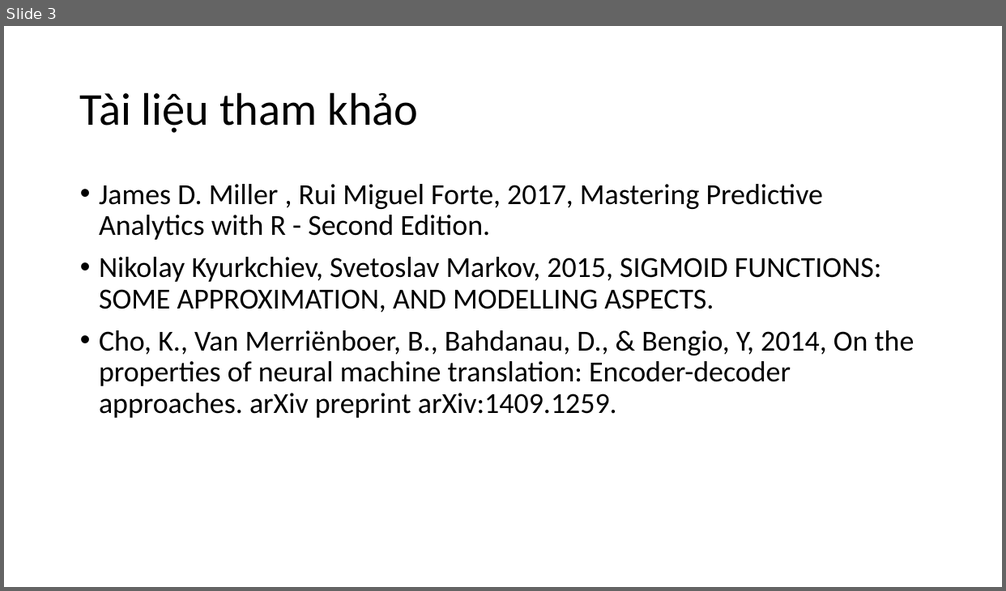
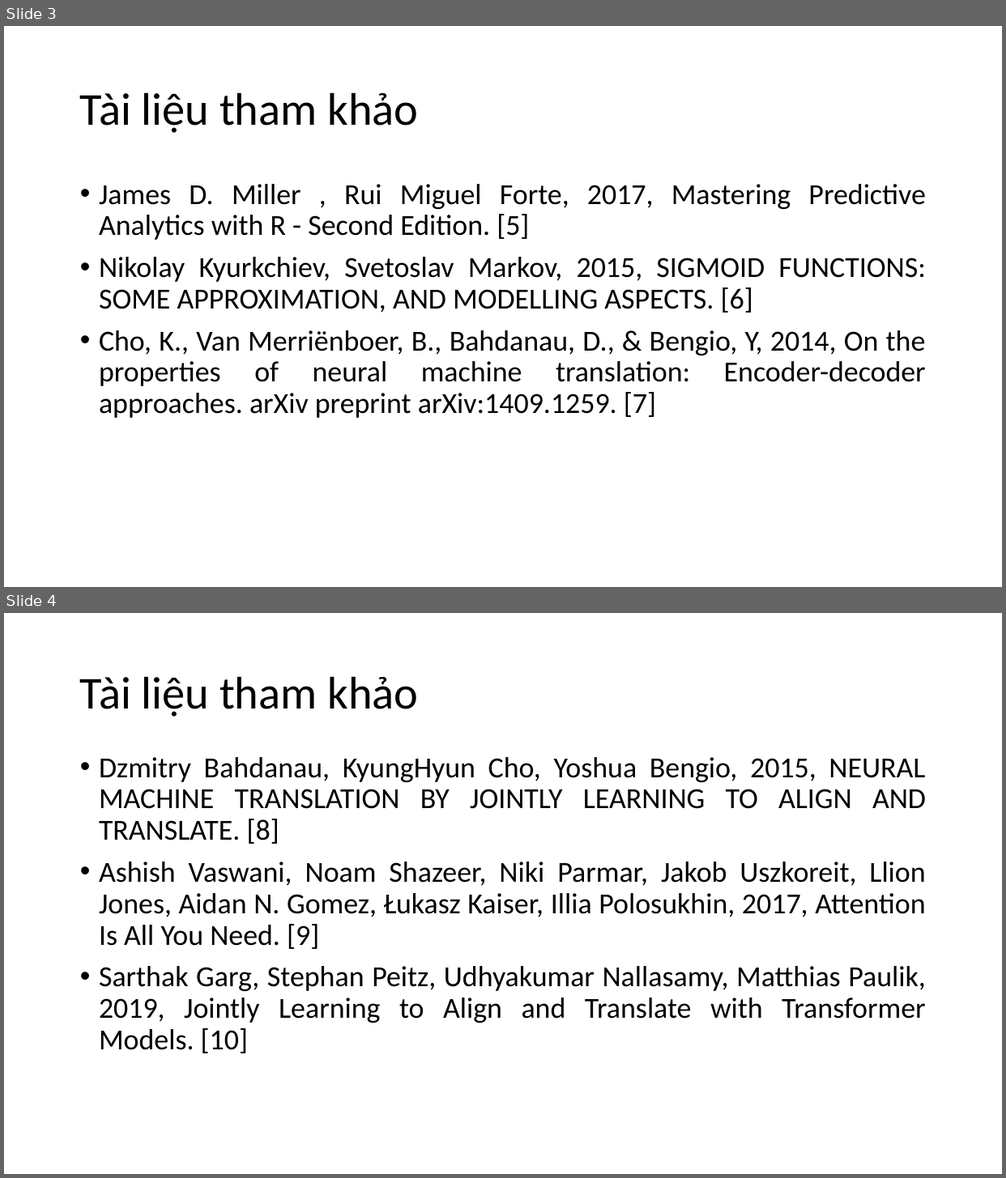
Before and after one commit to nguyenduyhanlam/Improving-Vietnamese-English-neural-machine-translation-with-guiding-word-alignments, a slide deck: dcct.pptx. Shown one above the other, each under a label of ours: slide 3 before the commit, slides 3 and 4 after it. The pictures are 1006x591 and 1006x1178 pixels, drawn with LibreOffice and Linux fonts; fonts in the diff are those of the drawing. Boxes give left, top, right and bottom in pixels: in the first picture for what was removed or moved away, otherwise in the second. Text is boxed around its words. In the diff, an @@ line names an element or a change of style, - is before the commit and + after.

```diff
--- a/dcct.pptx
+++ b/dcct.pptx
@@ slide 4 added at box(4, 613, 1002, 1174), background #FFFFFF @@
@@ title added at box(80, 676, 418, 717), 44 pt, text #000000 @@
+Tài liệu tham khảo
@@ text added at box(99, 757, 926, 1054), 28 pt, text #000000 @@
+• Dzmitry Bahdanau, KyungHyun Cho, Yoshua Bengio, 2015, NEURAL MACHINE TRANSLATION BY JOINTLY LEARNING TO ALIGN AND TRANSLATE. [8]
+• Ashish Vaswani, Noam Shazeer, Niki Parmar, Jakob Uszkoreit, Llion Jones, Aidan N. Gomez, Łukasz Kaiser, Illia Polosukhin, 2017, Attention Is All You Need. [9]
+• Sarthak Garg, Stephan Peitz, Udhyakumar Nallasamy, Matthias Paulik, 2019, Jointly Learning to Align and Translate with Transformer Models. [10]
@@ slide 3 changed as well @@
@@ text at box(99, 184, 926, 418): text changed @@
-• James D. Miller , Rui Miguel Forte, 2017, Mastering Predictive Analytics with R - Second Edition.
-• Nikolay Kyurkchiev, Svetoslav Markov, 2015, SIGMOID FUNCTIONS: SOME APPROXIMATION, AND MODELLING ASPECTS.
-• Cho, K., Van Merriënboer, B., Bahdanau, D., & Bengio, Y, 2014, On the properties of neural machine translation: Encoder-decoder approaches. arXiv preprint arXiv:1409.1259.
+• James D. Miller , Rui Miguel Forte, 2017, Mastering Predictive Analytics with R - Second Edition. [5]
+• Nikolay Kyurkchiev, Svetoslav Markov, 2015, SIGMOID FUNCTIONS: SOME APPROXIMATION, AND MODELLING ASPECTS. [6]
+• Cho, K., Van Merriënboer, B., Bahdanau, D., & Bengio, Y, 2014, On the properties of neural machine translation: Encoder-decoder approaches. arXiv preprint arXiv:1409.1259. [7]
```
Also in this commit, not shown: 2 other slides changed, 13 other slides added.
